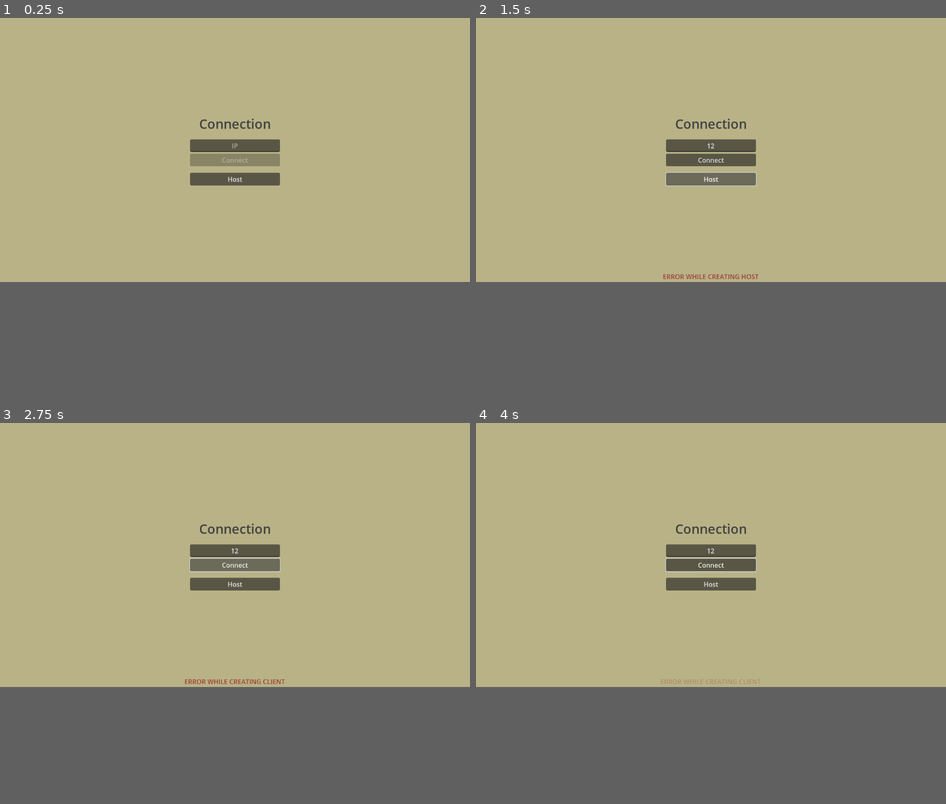
Above: before the commit, frames 1-4 (two rows, left to right).
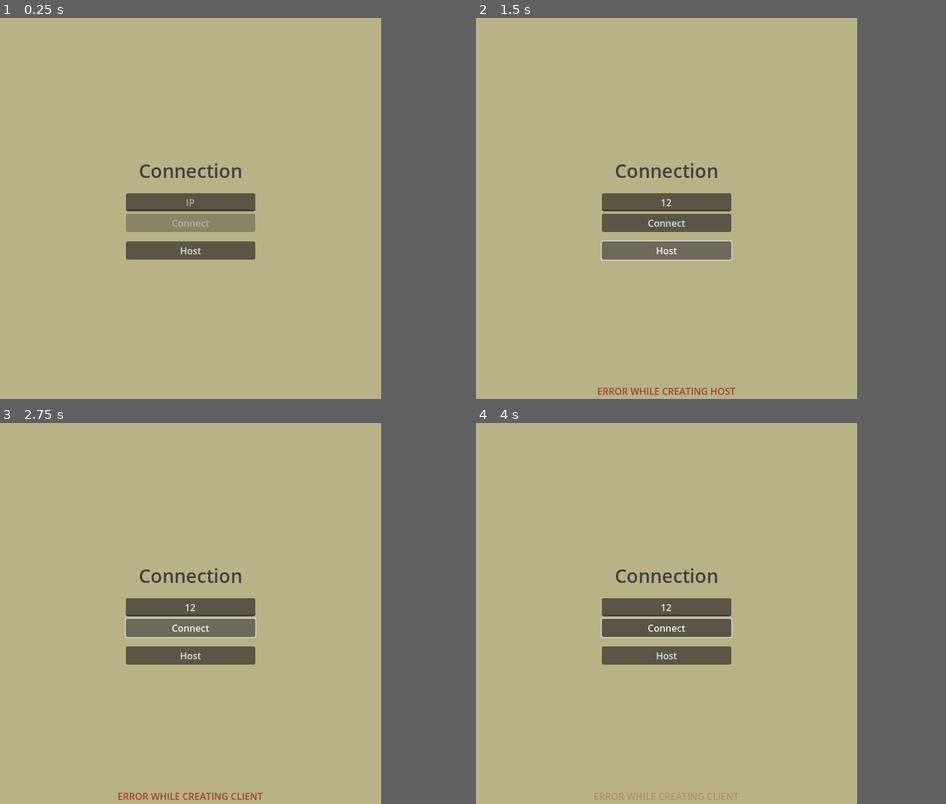
Above: after the commit, the same moments.

Repository: volatusveritas/Trinitas
Game: Godot game, scene res://scenarios/ConnectionScreen/ConnectionScreen.tscn
The game is run twice, just before and just after one commit, with the same random seed, the same clock (stepped at 60 frames per second) and the same inputs.
Inputs (mouse positions are in pixels of both pictures, inside the frame that each line leads up to):
- Up to frame 1 (0.25 s): no input
- Up to frame 2 (1.5 s): click (711, 147) at 0.52 s; type "12" at 0.6 s; click "Host" at 1.25 s
- Up to frame 3 (2.75 s): click "Connect" at 2 s
- Up to frame 4 (4 s): move the mouse to (814, 541) at 2.77 s; move the mouse to (617, 567) at 3.52 s
In our replay, the window is 799x449 before the commit and 648x648 after it. These sizes can differ from the game's own. Grey fills any space a smaller window leaves; there, only what the larger window draws over its background counts as a difference.

The runs differ from the first frame. In frame 1, 6.2% of the frame differs, in the area x 26-60%, y 26-64%; in frame 2, 6.9%; in frame 3, 6.9%, in the area x 25-61%, y 26-99%; in frame 4, 6.8%.

Commit message:
feat: make screen square by default

Diff:
--- a/project.godot
+++ b/project.godot
@@ -19,3 +19,7 @@
 [autoload]
 
 GameData="*res://scripts/game_data.gd"
+
+[display]
+
+window/size/viewport_width=648
